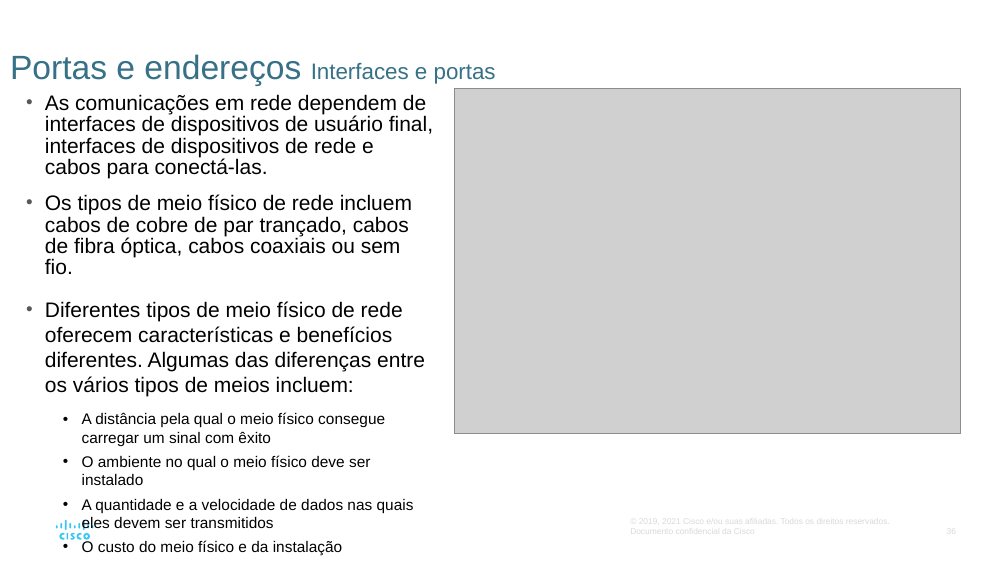
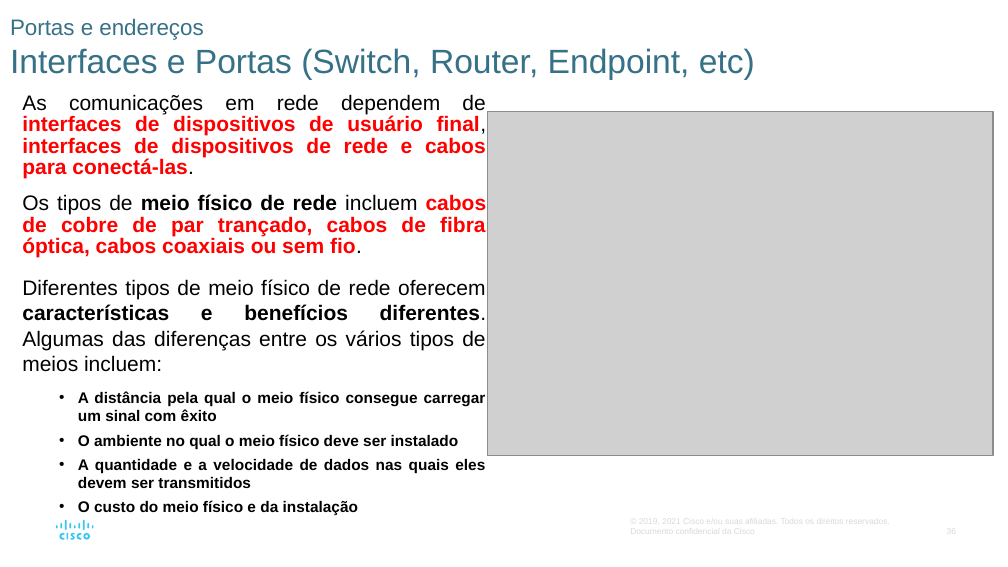
Before and after one commit to vaamonde/netacad, a slide deck: slide 36 of 02-CCNA-200-301-v7/01-CCNA-IntroducaoAsRedes-v7.02/01-Modulo01-PPTS/Modulo02-BasicoSwitchEndpoint.pptx. Drawn at 1008x567 pixels with LibreOffice and Linux fonts; fonts in the diff are those of the drawing; grey boxes stand for pictures. Boxes give left, top, right and bottom in pixels: in the first picture for what was removed or moved away, otherwise in the second. Text is boxed around its words. In the diff, an @@ line names an element or a change of style, - is before the commit and + after.

```diff
--- a/02-CCNA-200-301-v7/01-CCNA-IntroducaoAsRedes-v7.02/01-Modulo01-PPTS/Modulo02-BasicoSwitchEndpoint.pptx
+++ b/02-CCNA-200-301-v7/01-CCNA-IntroducaoAsRedes-v7.02/01-Modulo01-PPTS/Modulo02-BasicoSwitchEndpoint.pptx
@@ title at (10, 18, 755, 80): text changed; size 16 to 24 pt @@
-Portas e endereços Interfaces e portas
+Portas e endereços
+Interfaces e Portas (Switch, Router, Endpoint, etc)
@@ text "As comunicações em rede dependem ..." at (22, 94, 487, 515): text colour #000000 to #FF0000 in "interfaces de dispositivos de usuário final, interfaces ...", "cabos de cobre de par trançado, cabos ..."; bold on in "interfaces de dispositivos de usuário final, interfaces ...", "meio físico de rede cabos de cobre ...", "características e benefícios diferentes.", "A distância pela qual o meio físico ..." and 3 more places; alignment left to justified; bullet • to none @@
@@ picture: place and size @@
-picture at (455, 88, 962, 433)
+picture at (487, 111, 993, 456)
```
Also in this commit, not shown: 28 other slides changed, 1 slide added, 29 other files.
